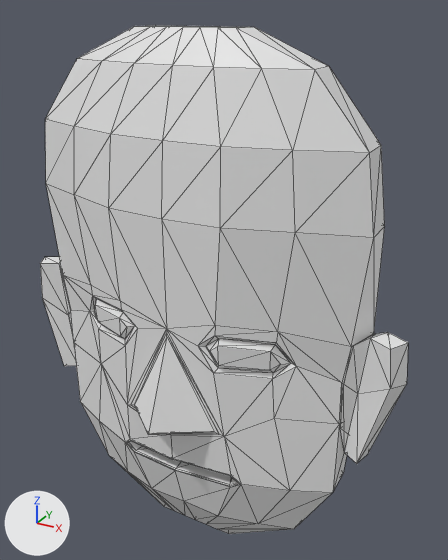
Renders of the glTF model gesicht/gesicht2.glb from each side of a commit.
The view is the same before and after, from a camera (50 mm lens) standing at (0.767, -1.321, 1.014) and looking at (0.068, -0.05, 0.379). The axes (+X, +Y, +Z) are drawn at lower left. The lights are the same throughout. The first picture is the older version. Mesh edges are drawn as thin lines. Vertices at exactly the same position are counted once.

In view in the first picture: 'spahn'.
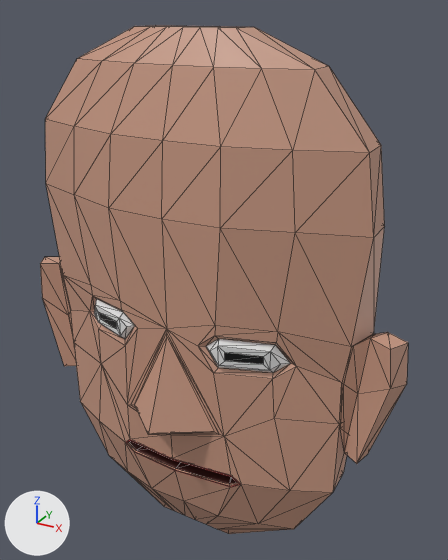
Boxes [x1, y1, x2, y2] around the edits, measured in the pictures (448 x 560 px):
```json
{"part": 1, "of": "me_cube_001", "change": "reshaped", "before": [95, 305, 120, 336], "after": [95, 305, 120, 336]}
{"part": 2, "of": "me_cube_001", "change": "reshaped", "before": [218, 346, 270, 370], "after": [218, 346, 270, 370]}
{"part": 3, "of": "me_cube_001", "change": "recoloured", "before": [40, 26, 408, 534], "after": [40, 26, 408, 534], "on screen": "white to beige"}
{"part": 4, "of": "me_cube_001", "change": "recoloured", "before": [129, 441, 237, 484], "after": [129, 441, 237, 484], "on screen": "white to dark red"}
{"part": 5, "of": "me_cube_001", "change": "recoloured", "before": [126, 440, 241, 487], "after": [126, 440, 241, 487]}
```

The change, as JSON lines over the scene's bpy script:
```json
{"op": "add", "block": "mat_schwarz2", "code": ["mat_schwarz2 = principled_material('schwarz2')", "mat_schwarz2.base_color = (0.0, 0.0, 0.0)  # black #000000"]}
{"op": "add", "block": "mat_haut", "code": ["mat_haut = principled_material('haut')", "mat_haut.base_color = (0.568, 0.311, 0.221)  # beige #c79781"]}
{"op": "add", "block": "mat_rot", "code": ["mat_rot = principled_material('rot')", "mat_rot.base_color = (0.8, 0.0566, 0.0613)  # red #e74346"]}
{"op": "add", "block": "mat_weiss", "code": ["mat_weiss = principled_material('weiss')", "mat_weiss.base_color = (0.8, 0.8, 0.8)  # white #e7e7e7"]}
{"op": "add", "block": "mat_schwarz", "code": ["mat_schwarz = principled_material('schwarz')", "mat_schwarz.base_color = (0.0602, 0.0121, 0.0105)  # dark red #451d1a"]}
{"block": "me_cube_001", "where": "# used by ob_spahn; location = (0.0, 0.0, 0.0)"}
{"op": "remove", "block": "me_cube_001", "code": "me_cube_001.from_pydata(...)  # 252 vertices, 500 faces; spans x -0.571..0.546, y -0.296..0.0, z -0.432..0.975"}
{"op": "add", "block": "me_cube_001", "code": "me_cube_001.from_pydata(...)  # 260 vertices, 516 faces; spans x -0.571..0.546, y -0.296..0.0, z -0.432..0.975"}
{"block": "me_cube_001", "change": "me_cube_001 part 1"}
{"block": "me_cube_001", "change": "2 faces are deleted"}
{"block": "me_cube_001", "change": "4 vertices are added at (-0.175, -0.19, 0.263), (-0.176, -0.191, 0.24), (-0.261, -0.154, 0.233), (-0.261, -0.158, 0.256)"}
{"block": "me_cube_001", "change": "8 new faces join them, mat_weiss (white #e7e7e7)"}
{"block": "me_cube_001", "change": "2 new faces join them, mat_schwarz2 (black #000000)"}
{"block": "me_cube_001", "change": "me_cube_001 part 2"}
{"block": "me_cube_001", "change": "2 faces are deleted"}
{"block": "me_cube_001", "change": "4 vertices are added at (0.233, -0.158, 0.257), (0.232, -0.154, 0.234), (0.147, -0.191, 0.238), (0.146, -0.19, 0.26)"}
{"block": "me_cube_001", "change": "8 new faces join them, mat_weiss (white #e7e7e7)"}
{"block": "me_cube_001", "change": "2 new faces join them, mat_schwarz2 (black #000000)"}
{"block": "me_cube_001", "change": "me_cube_001 part 3: 416 faces spanning x -0.571..0.546, y -0.296..0.0, z -0.432..0.975 switch from no material to mat_haut (beige #c79781)"}
{"block": "me_cube_001", "change": "me_cube_001 part 4: 36 faces spanning x -0.177..0.182, y -0.265..-0.068, z -0.162..0.066 switch from no material to mat_schwarz (dark red #451d1a)"}
{"block": "me_cube_001", "change": "me_cube_001 part 5: 16 faces spanning x -0.186..0.191, y -0.194..-0.18, z -0.167..-0.103 switch from no material to mat_rot (red #e74346)"}
{"op": "add", "block": "me_cube_001", "code": "me_cube_001.materials.append(mat_weiss)  # white #e7e7e7"}
{"op": "add", "block": "me_cube_001", "code": "me_cube_001.materials.append(mat_schwarz2)  # black #000000"}
```
